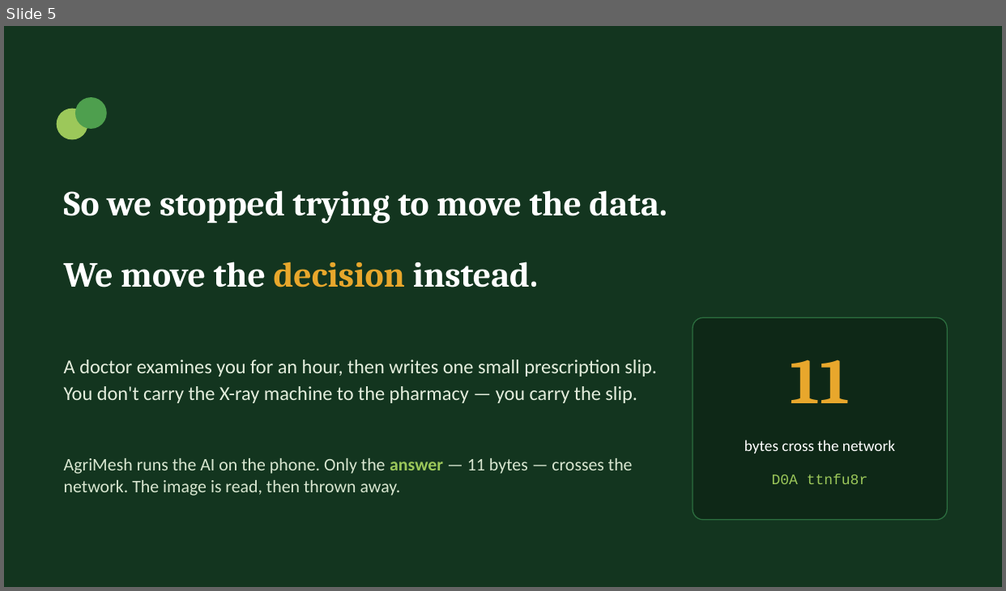
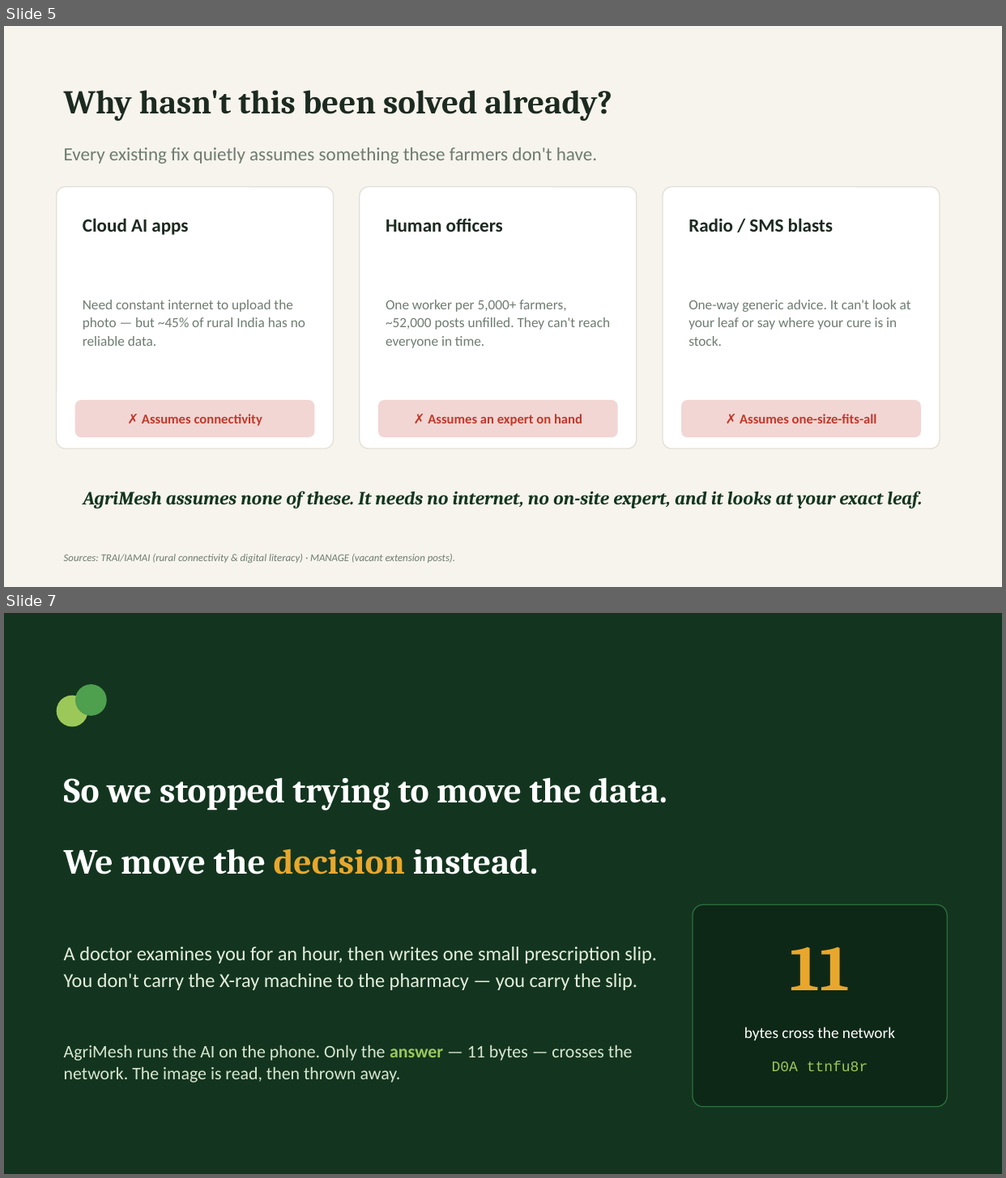
Before and after one commit to ag1170-pixel/AgriMesh, a slide deck: AgriMesh_Pitch.pptx. Shown one above the other, each under a label of ours: slide 5 before the commit, slides 5 and 7 after it; the slides between them are not shown. The pictures are 1006x591 and 1006x1178 pixels, drawn with LibreOffice and Linux fonts; fonts in the diff are those of the drawing. Boxes give left, top, right and bottom in pixels: in the first picture for what was removed or moved away, otherwise in the second. Text is boxed around its words. In the diff, an @@ line names an element or a change of style, - is before the commit and + after.

```diff
--- a/AgriMesh_Pitch.pptx
+++ b/AgriMesh_Pitch.pptx
@@ slide 5 added at bbox=[4, 26, 1002, 587], background #F6F4EC @@
@@ text added at bbox=[64, 90, 612, 121], 32 pt, text #1C2A20, bold @@
+Why hasn't this been solved already?
@@ text added at bbox=[64, 148, 597, 164], 18 pt, text #6E7C71 @@
+Every existing fix quietly assumes something these farmers don't have.
@@ rounded rectangle added at bbox=[57, 187, 334, 449], fill #FFFFFF, outline #E2E0D6 1 pt @@
@@ rounded rectangle added at bbox=[360, 187, 637, 449], fill #FFFFFF, outline #E2E0D6 1 pt @@
@@ rounded rectangle added at bbox=[663, 187, 940, 449], fill #FFFFFF, outline #E2E0D6 1 pt @@
@@ text added at bbox=[83, 218, 188, 235], 18 pt, text #1C2A20, bold @@
+Cloud AI apps
@@ text added at bbox=[386, 218, 503, 232], 18 pt, text #1C2A20, bold @@
+Human officers
@@ text added at bbox=[688, 218, 833, 232], 18 pt, text #1C2A20, bold @@
+Radio / SMS blasts
@@ text added at bbox=[83, 300, 305, 346], 13.5 pt, text #6E7C71 @@
+Need constant internet to upload the photo — but ~45% of rural India has no reliable data.
@@ text added at bbox=[386, 300, 610, 348], 13.5 pt, text #6E7C71 @@
+One worker per 5,000+ farmers, ~52,000 posts unfilled. They can't reach everyone in time.
@@ text added at bbox=[688, 300, 911, 346], 13.5 pt, text #6E7C71 @@
+One-way generic advice. It can't look at your leaf or say where your cure is in stock.
@@ rounded rectangle added at bbox=[75, 400, 315, 437], fill #F1D6D3 @@
@@ text added at bbox=[142, 414, 262, 426], 13 pt, text #C0392B, bold @@
+✗ Assumes connectivity
@@ rounded rectangle added at bbox=[378, 400, 618, 437], fill #F1D6D3 @@
@@ text added at bbox=[428, 414, 582, 426], 13 pt, text #C0392B, bold @@
+✗ Assumes an expert on hand
@@ rounded rectangle added at bbox=[681, 400, 921, 437], fill #F1D6D3 @@
@@ text added at bbox=[739, 414, 877, 424], 13 pt, text #C0392B, bold @@
+✗ Assumes one-size-fits-all
@@ text added at bbox=[83, 491, 922, 509], 18 pt, text #13351F, bold, italic @@
+AgriMesh assumes none of these. It needs no internet, no on-site expert, and it looks at your exact leaf.
@@ text added at bbox=[64, 554, 455, 563], 10 pt, text #6E7C71, italic @@
+Sources: TRAI/IAMAI (rural connectivity & digital literacy) · MANAGE (vacant extension posts).
@@ what was slide 5 is now slide 7 @@
```
Also in this commit, not shown: 8 slides changed, 3 other slides added, 1 slide removed, 1 other file.
